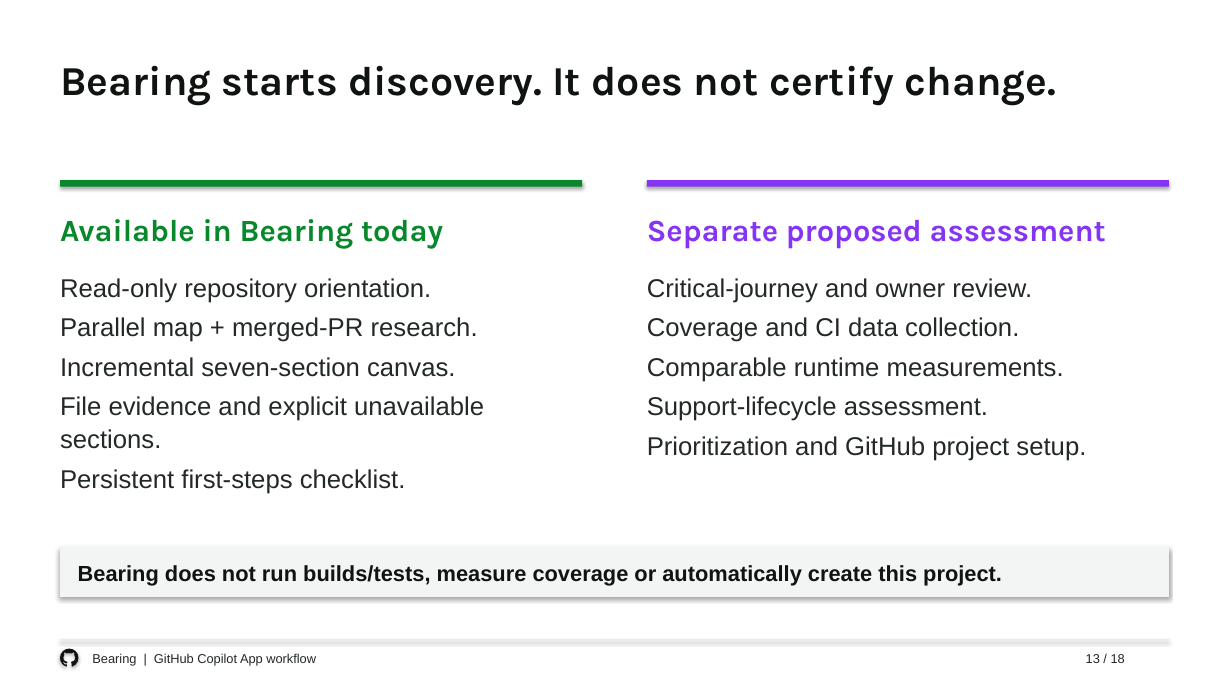
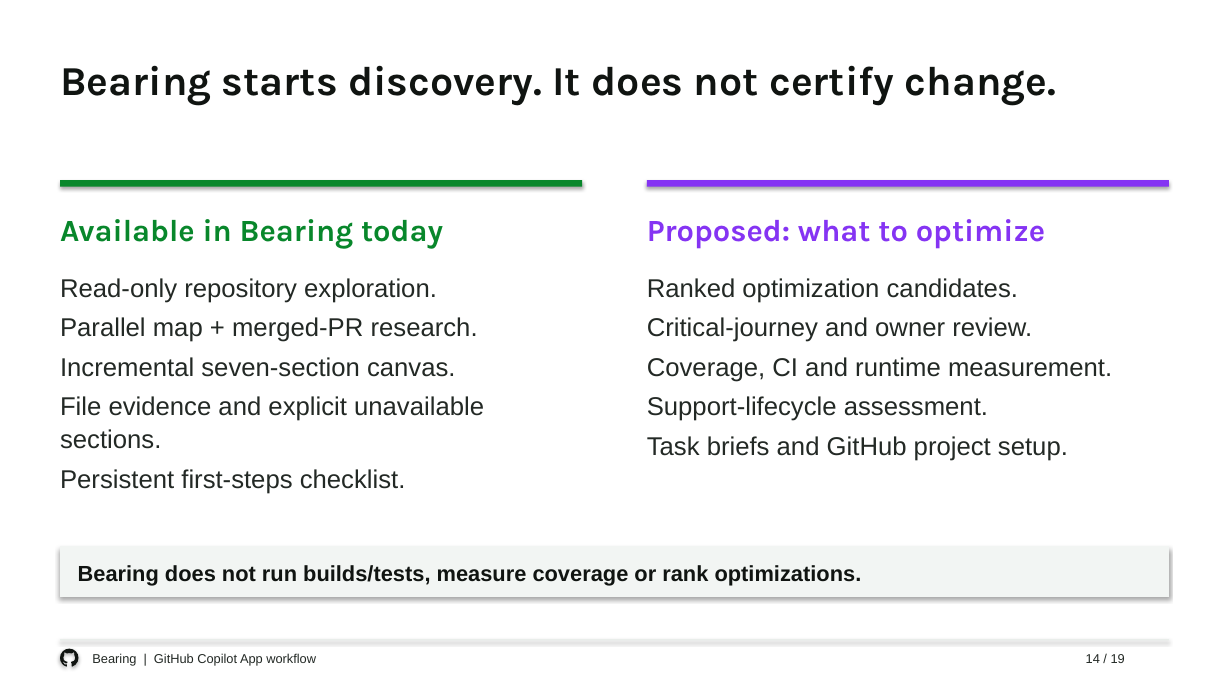
Before and after one commit to eltyagi/bearingV2, a slide deck: slide 14 of submission/bearing-enterprise-deck.pptx (slide 13 before the commit). Drawn at 1232x693 pixels with LibreOffice and Linux fonts; fonts in the diff are those of the drawing. Boxes give left, top, right and bottom in pixels: in the first picture for what was removed or moved away, otherwise in the second. Text is boxed around its words. In the diff, an @@ line names an element or a change of style, - is before the commit and + after.

```diff
--- a/submission/bearing-enterprise-deck.pptx
+++ b/submission/bearing-enterprise-deck.pptx
@@ text at <box>647,219,1045,248</box>: text changed @@
-Separate proposed assessment
+Proposed: what to optimize
@@ text at <box>60,278,437,303</box>: text changed @@
-Read-only repository orientation.
+Read-only repository exploration.
@@ text at <box>647,278,1018,303</box>: paragraph added @@
+Ranked optimization candidates.
@@ text at <box>647,357,1112,382</box>: text changed @@
-Coverage and CI data collection.
-Comparable runtime measurements.
+Coverage, CI and runtime measurement.
@@ text at <box>647,436,1068,461</box>: text changed @@
-Prioritization and GitHub project setup.
+Task briefs and GitHub project setup.
@@ text at <box>78,565,862,586</box>: text changed @@
-Bearing does not run builds/tests, measure coverage or automatically create this project.
+Bearing does not run builds/tests, measure coverage or rank optimizations.
@@ text at <box>1086,654,1125,663</box>: text changed @@
-13 / 18
+14 / 19
```
Also in this commit, not shown: 17 other slides changed, 1 slide added, 2 other files.
